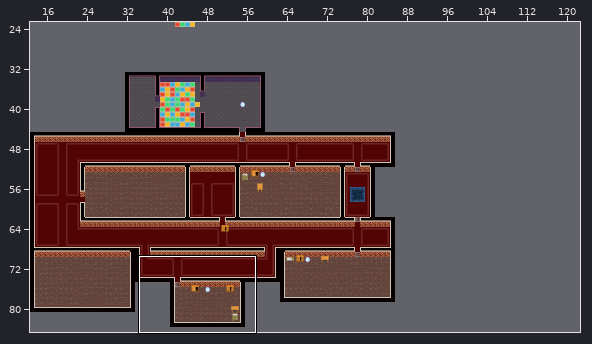
An edit to a level. Tiled map, Mirror/assets/level/Tiled/map.tmx. The picture above shows the old version from afar; the outline marks the close-up.
Close-up. As it was:
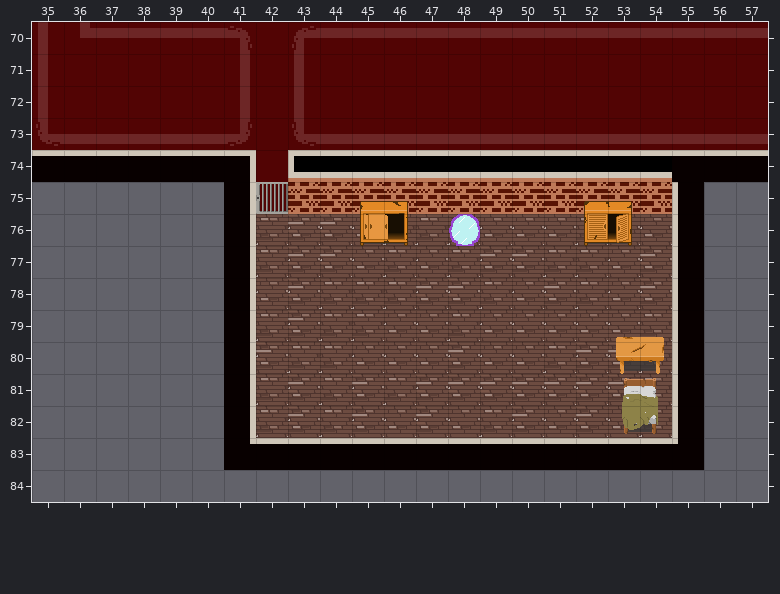
Cells are 32x32 px. Shown: x 35..57, y 70..84. The commit also changed other parts of the map, which this record leaves out.
After the commit:
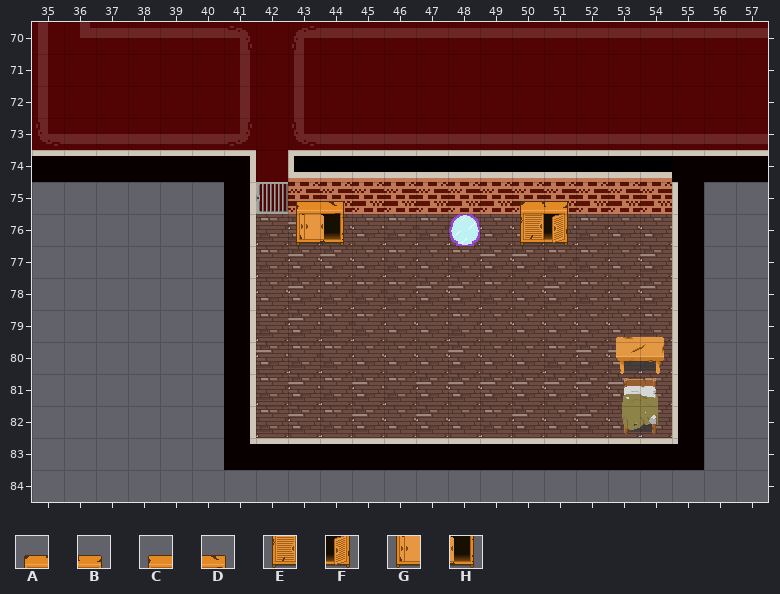
Key: from "objects": A 0, B 1, C 4, D 5, E 8, F 9, G 12, H 13.
_ is an empty cell, . an unchanged one.
Edits made:
--- layer "Objects"
@@ x 43..53 @@
-75 __CD...__AB
-76 __GH...__EF
+75 CD__...AB__
+76 GH__...EF__
Pixel boxes of the changes (left, top, right, bottom) in both close-ups:
changed: (296, 201, 408, 246)
changed: (520, 201, 632, 246)
